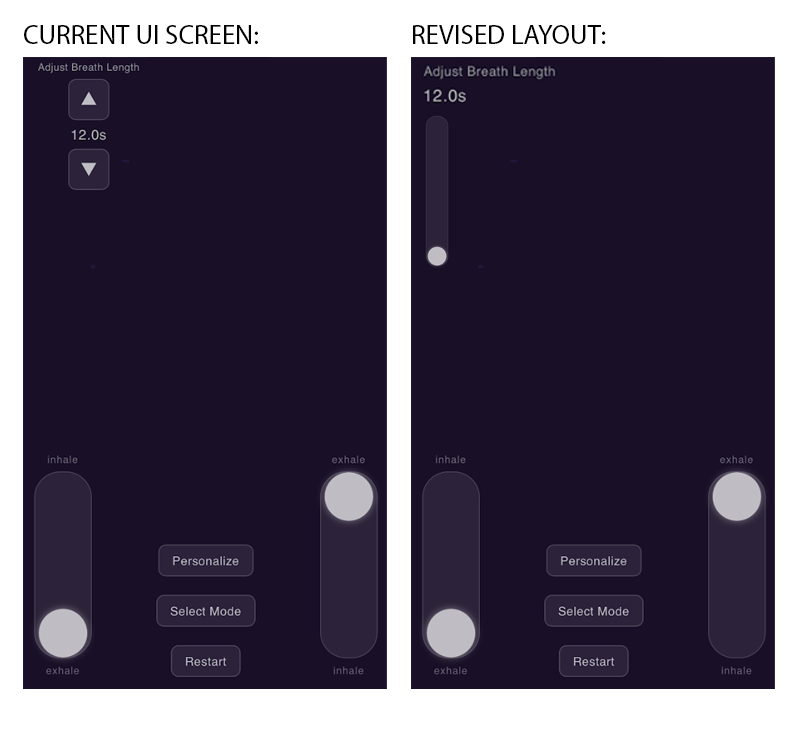
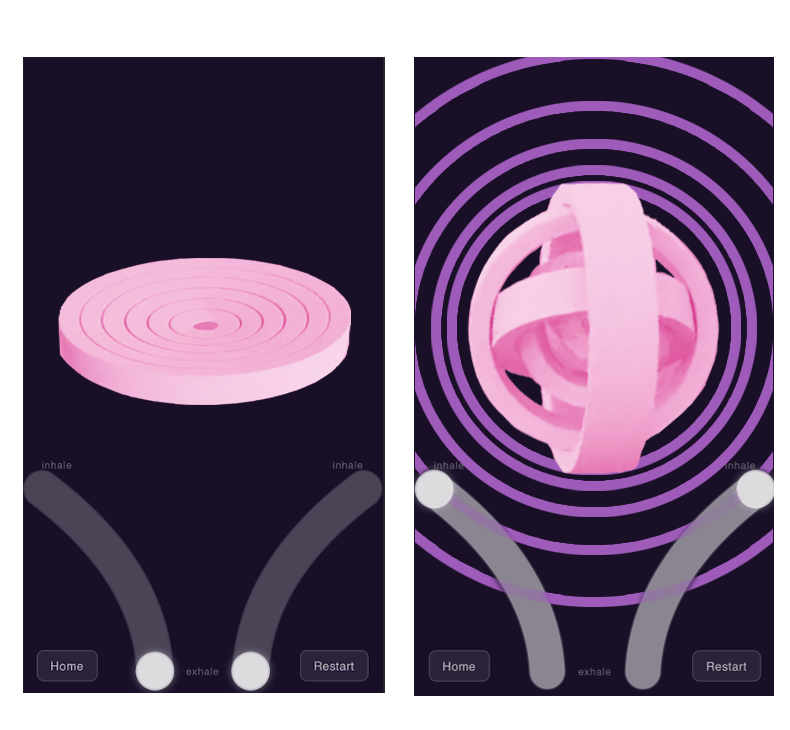
Before/after of a 790 x 730 layered artwork. What changed in the layer stack:
added group "Group 6" with 17 layers above "Diagonal slider" over [23,25,775,696]
added layer "Layer 42" (soft light) in group "Group 6" over [467,181,720,476]
added layer "Layer 45" (screen) in group "Group 6" over [23,25,775,696]
added layer "Layer 42 copy" in group "Group 6" over [467,181,720,476]
added layer "rings copy" in group "Group 6" over [415,57,773,607]
added layer "Layer 41" (soft light) in group "Group 6" over [58,258,351,405]
added layer "Layer 44" (screen) in group "Group 6" over [23,25,775,696]
added layer "Layer 41 copy" in group "Group 6" over [58,258,351,405]
added layer "Layer 40" in group "Group 6" over [414,57,774,696]
added layer "Layer 39" in group "Group 6" over [23,57,385,693]
moved "Layer 24" into group "Group 1" over [421,80,473,107]
moved "Layer 26" into group "Group 1" over [424,114,450,268]
moved "Layer 27" into group "Group 1" over [421,62,558,85]
moved "Layer 23" into group "Group 1" over [411,57,775,689]
moved "Layer 22" into group "Group 1" over [23,57,387,689]
hid "REVISED LAYOUT:" over [413,25,606,44]
hid "CURRENT UI SCREEN:" over [24,25,258,44]
